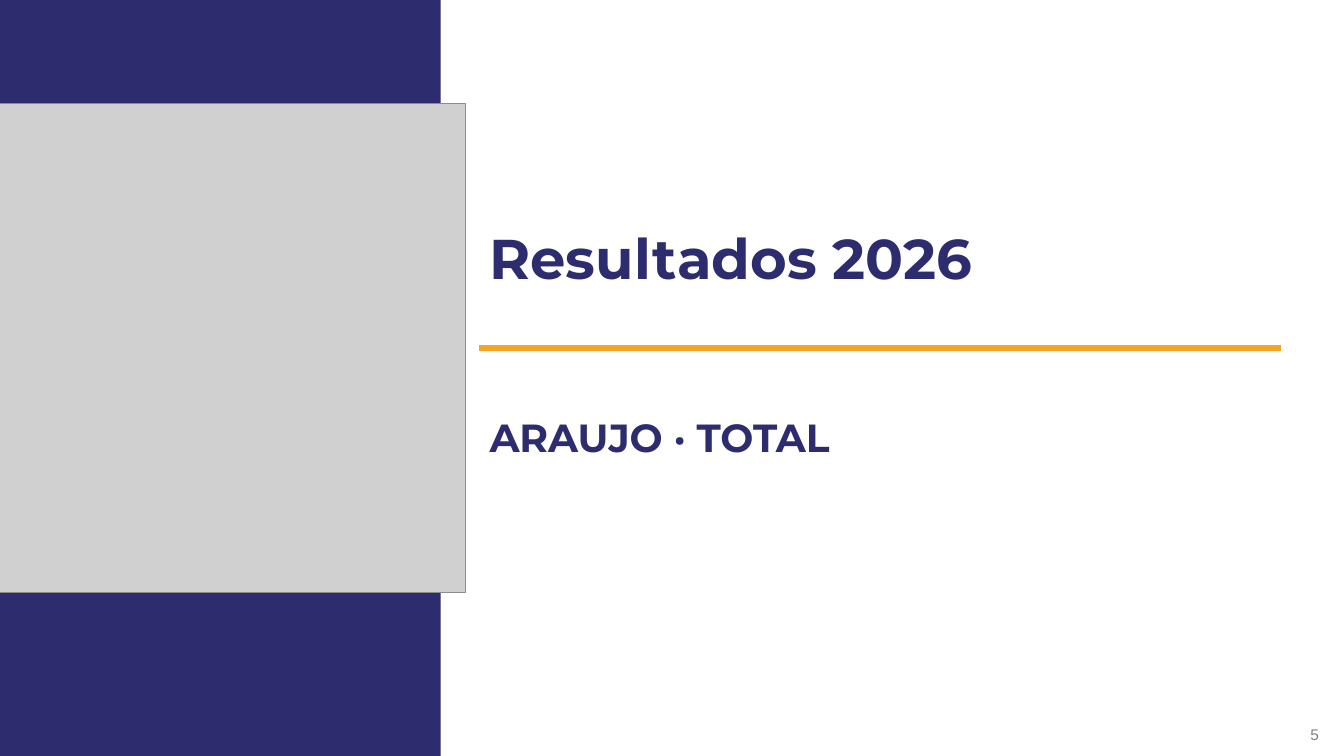
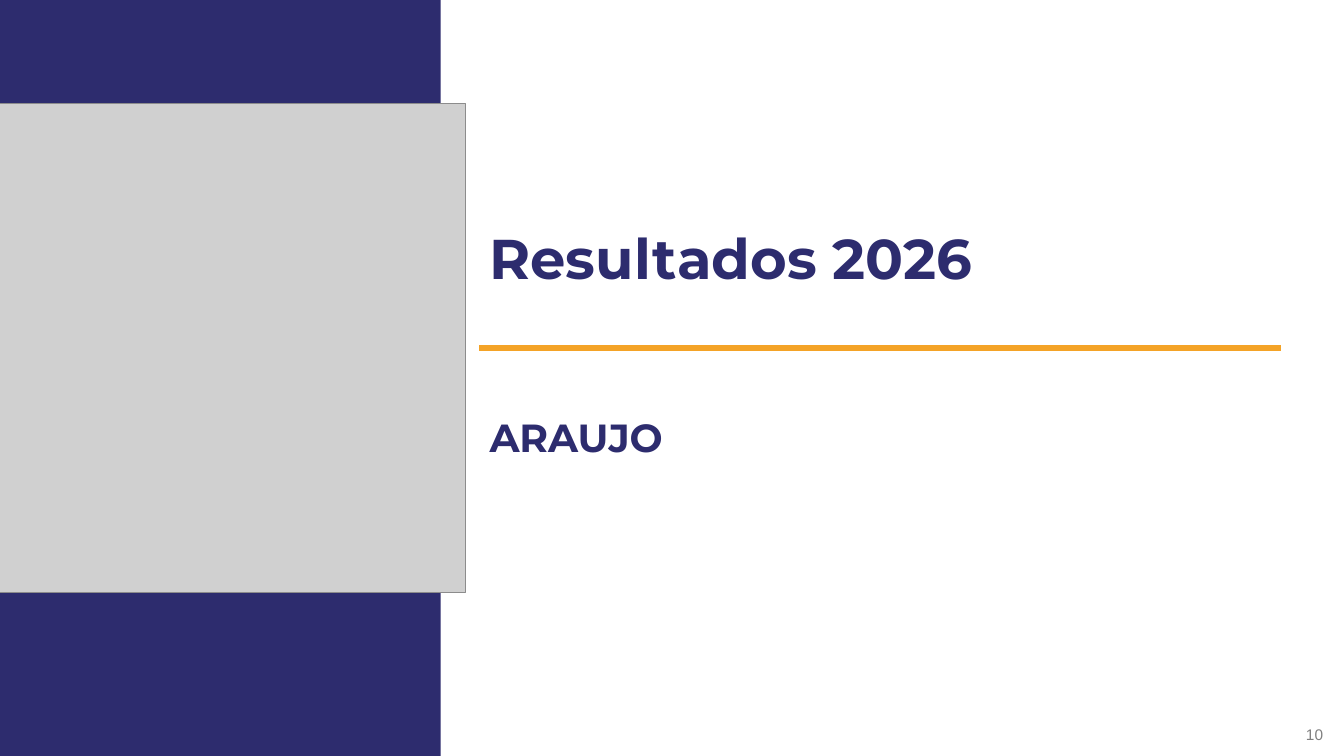
Before and after one commit to giovanoanjos27-del/Dashboard-Farma-sul, a slide deck: slide 10 of jbp/JBP2027_Araujo_Total.pptx (slide 5 before the commit). Drawn at 1344x756 pixels with LibreOffice and Linux fonts; fonts in the diff are those of the drawing; grey boxes stand for pictures; background and template pictures are left out. Boxes give left, top, right and bottom in pixels: in the first picture for what was removed or moved away, otherwise in the second. Text is boxed around its words. In the diff, an @@ line names an element or a change of style, - is before the commit and + after.

```diff
--- a/jbp/JBP2027_Araujo_Total.pptx
+++ b/jbp/JBP2027_Araujo_Total.pptx
@@ subtitle at <box>490,424,663,453</box>: text changed @@
-ARAUJO · TOTAL
+ARAUJO
@@ page number at <box>1306,729,1323,740</box>: text changed @@
-5
+10
```
Also in this commit, not shown: 10 other slides changed, 7 slides added, 3 slides removed, 10 other files.
